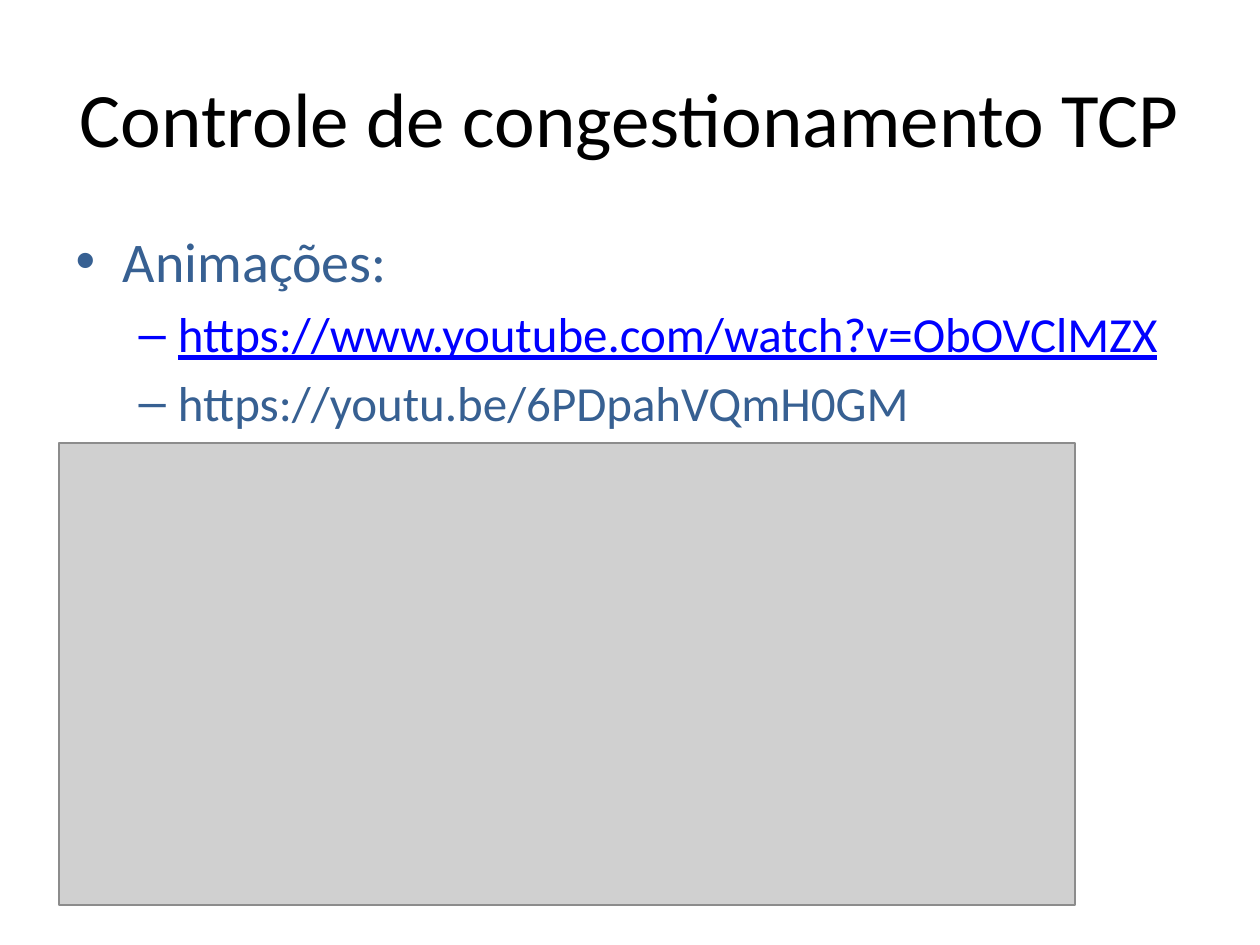
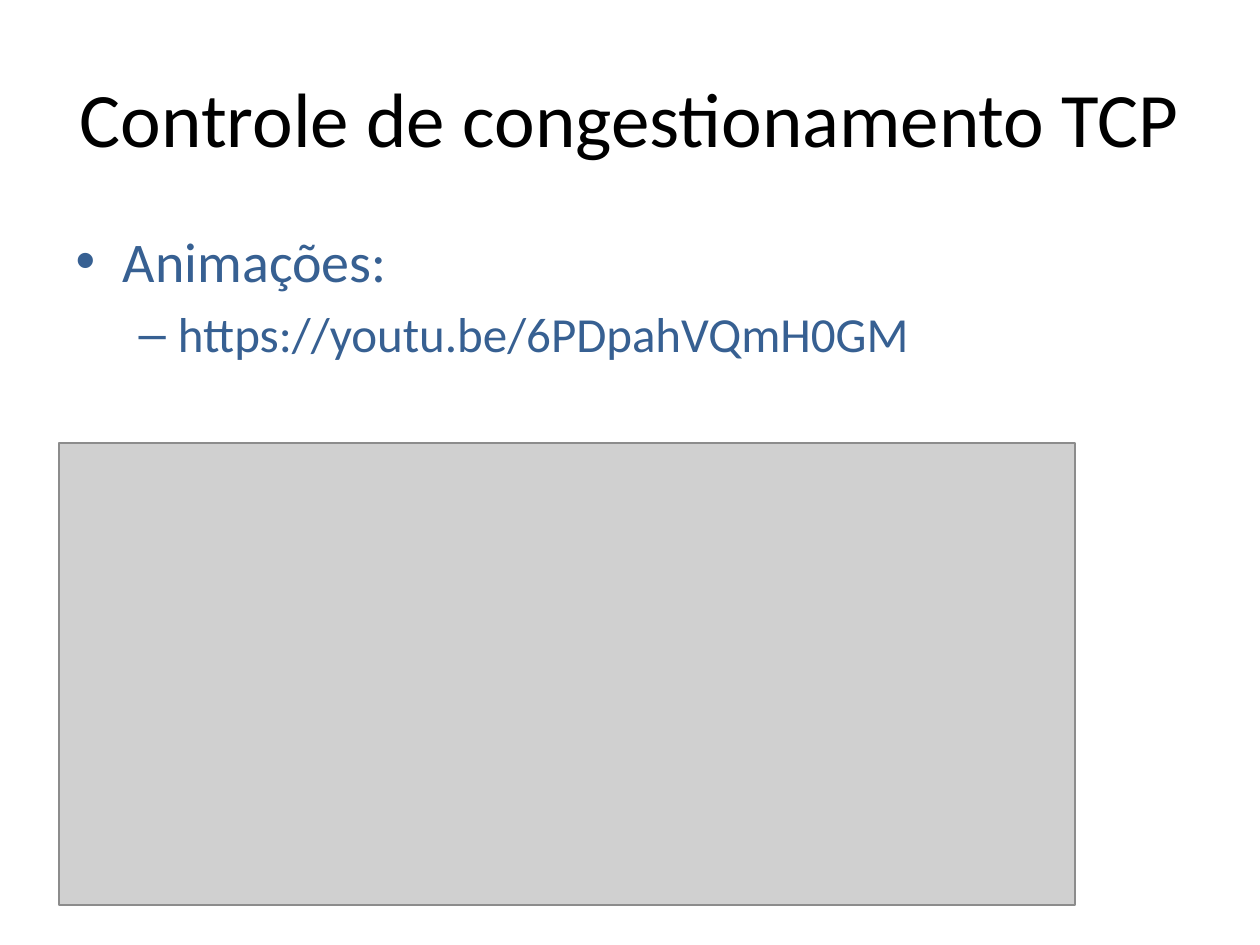
Before and after one commit to niviaquental/niviaquental.github.io, a slide deck: slide 16 of Presentations/Aula06-Transporte-TCP-Controle/06-Transporte-TCP-Controle.pptx. Drawn at 1260x945 pixels with LibreOffice and Linux fonts; fonts in the diff are those of the drawing; grey boxes stand for pictures; background and template pictures are left out. Boxes give left, top, right and bottom in pixels: in the first picture for what was removed or moved away, otherwise in the second. Text is boxed around its words. In the diff, an @@ line names an element or a change of style, - is before the commit and + after.

Commit message:
Aula06-Transporte-TCP-Controle

```diff
--- a/Presentations/Aula06-Transporte-TCP-Controle/06-Transporte-TCP-Controle.pptx
+++ b/Presentations/Aula06-Transporte-TCP-Controle/06-Transporte-TCP-Controle.pptx
@@ text at box(178, 318, 1158, 360): paragraph removed @@
-  – https://www.youtube.com/watch?v=ObOVClMZX
```
Also in this commit, not shown: 4 other slides changed, 2 other files.
